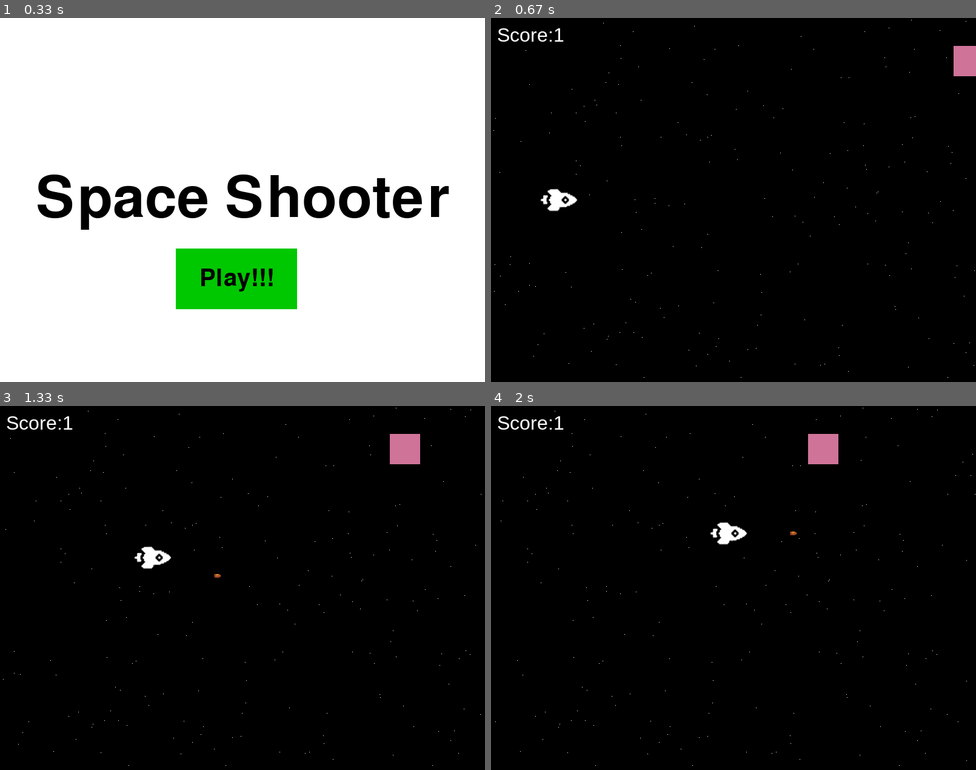
Above: before the commit, frames 1-4 (two rows, left to right).
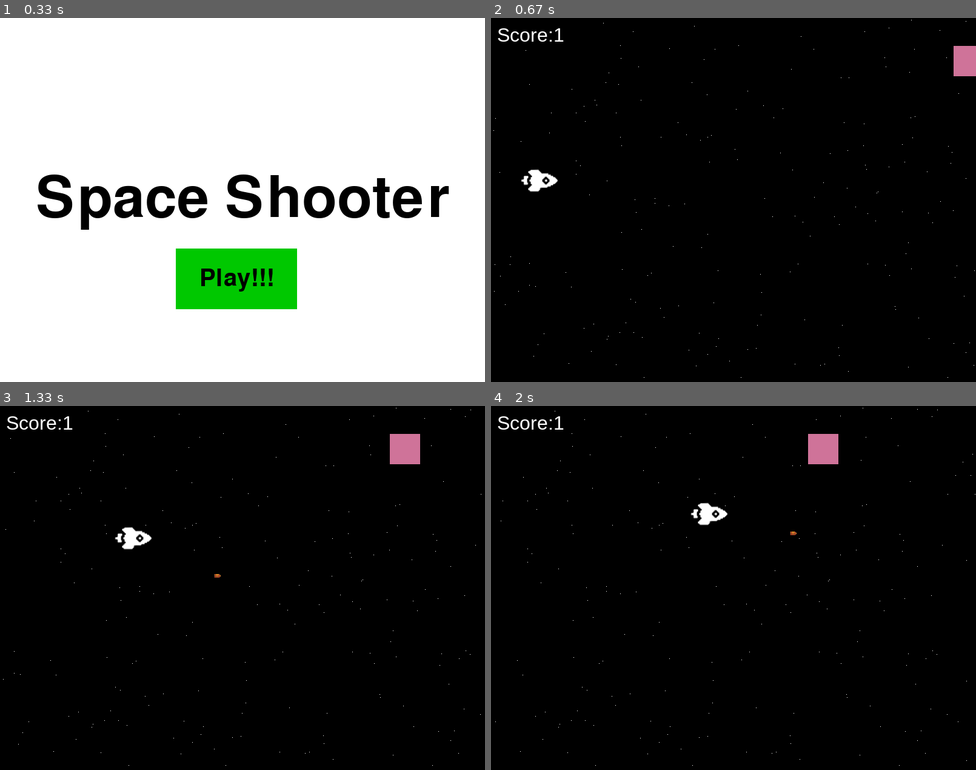
Above: after the commit, the same moments.

Repository: Rmdru/HR-pygame
Game: pygame game, started from main.py
Two runs of this game, one before a commit and one after it. Both use one fixed random seed, a clock stepped at 60 frames per second and the inputs below.
Inputs (mouse positions are in pixels of both pictures, inside the frame that each line leads up to):
- Up to frame 1 (0.33 s): no input
- Up to frame 2 (0.67 s): click "Play!!!" at 0.38 s
- Up to frame 3 (1.33 s): hold D 0.67-1.13 s; move the mouse to (223, 602) at 0.7 s; hold W from 1.17 s (still down); tap Space at 1.23 s
- Up to frame 4 (2 s): release W at 1.47 s; hold D 1.5-1.97 s; tap Space at 1.57, 1.87 s

Frame 1 is identical in both runs. In frame 2, 0.5% of the frame differs, in the area x 6-18%, y 41-54%; in frame 3, 0.5%; in frame 4, 0.5%.

Commit message:
FEATURE: if player hit target collission added

Diff:
--- a/main.py
+++ b/main.py
@@ -133,7 +133,7 @@
     def spawn_targets():
         for i in range(TARGET_AMOUNT):
             target_color = (random.randint(0, 255), random.randint(0, 255), random.randint(0, 255))
-            target_surface = pygame.Rect(pygame.Rect(random.randint(SCREEN_WIDTH, SCREEN_WIDTH + 50), random.randint(0, SCREEN_HEIGHT - TARGET_SIZE), TARGET_SIZE, TARGET_SIZE))
+            target_surface = pygame.Rect(random.randint(SCREEN_WIDTH, SCREEN_WIDTH + 50), random.randint(0, SCREEN_HEIGHT - TARGET_SIZE), TARGET_SIZE, TARGET_SIZE)
             targets_surface.append(target_surface)
             targets_color.append(target_color)
 
@@ -147,6 +147,7 @@
 
     # Player
     PlayerImg = pygame.image.load("media\images\_rocket.png")
+    player_img_rect = PlayerImg.get_rect()
     PlayerImg_X_size = 64
     PlayerImg_Y_size = 64
     playerX = SCREEN_WIDTH / 10
@@ -167,7 +168,8 @@
     bullet_state = "ready"
 
     def player(x, y):
-        canvas.blit(PlayerImg, (x, y))
+        player_img_rect.center = (x, y)
+        canvas.blit(PlayerImg, player_img_rect)
 
     while game_loop:
         #add time element to the game
@@ -180,8 +182,7 @@
 
         background.fill((0, 0, 0))
         for star in stars:
-            pygame.draw.line(background,
-                             (255, 255, 255), (star[0], star[1]), (star[0], star[1]))
+            pygame.draw.line(background, (255, 255, 255), (star[0], star[1]), (star[0], star[1]))
             star[0] = star[0] - 1
             if star[0] < 0:
                 star[0] = SCREEN_WIDTH
@@ -271,6 +272,12 @@
 
         player(playerX, playerY)
 
+        # call game over function if player hit target
+        for target in targets_surface:
+            if pygame.Rect.colliderect(player_img_rect, target):
+                game_loop = False
+                game_over_screen()
+
         score_amount = 1
         # write score on corner of screen
         score_texts = create_font(f'Score:{score_amount}')
